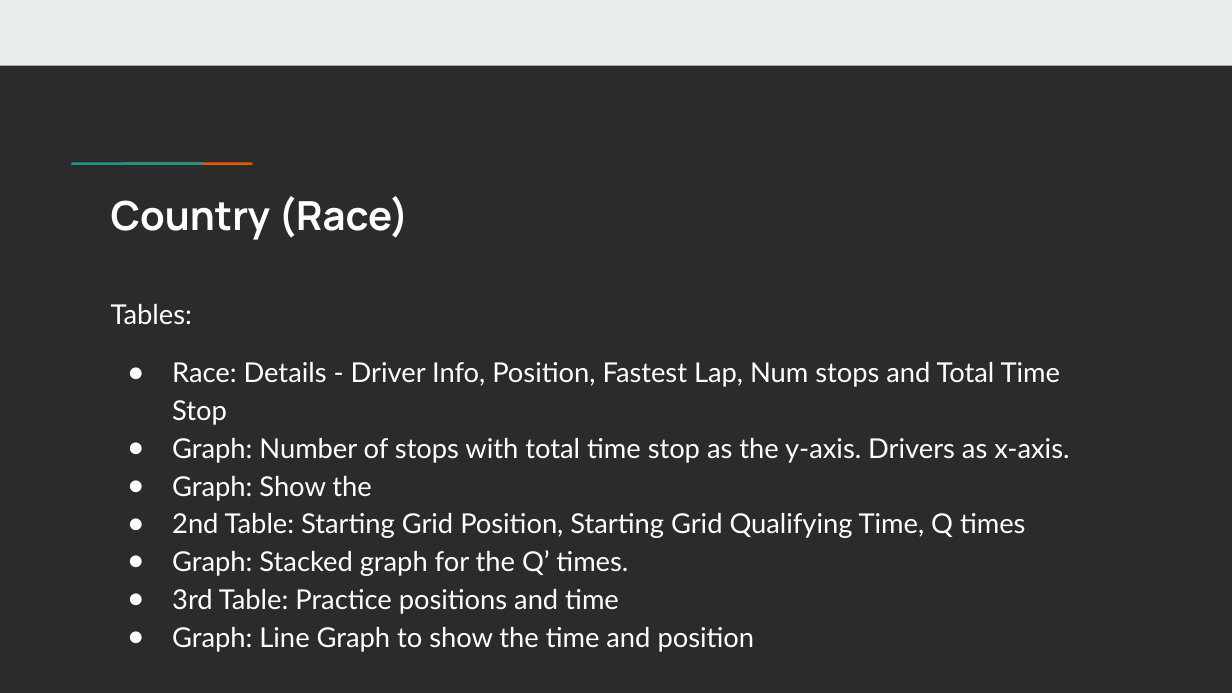
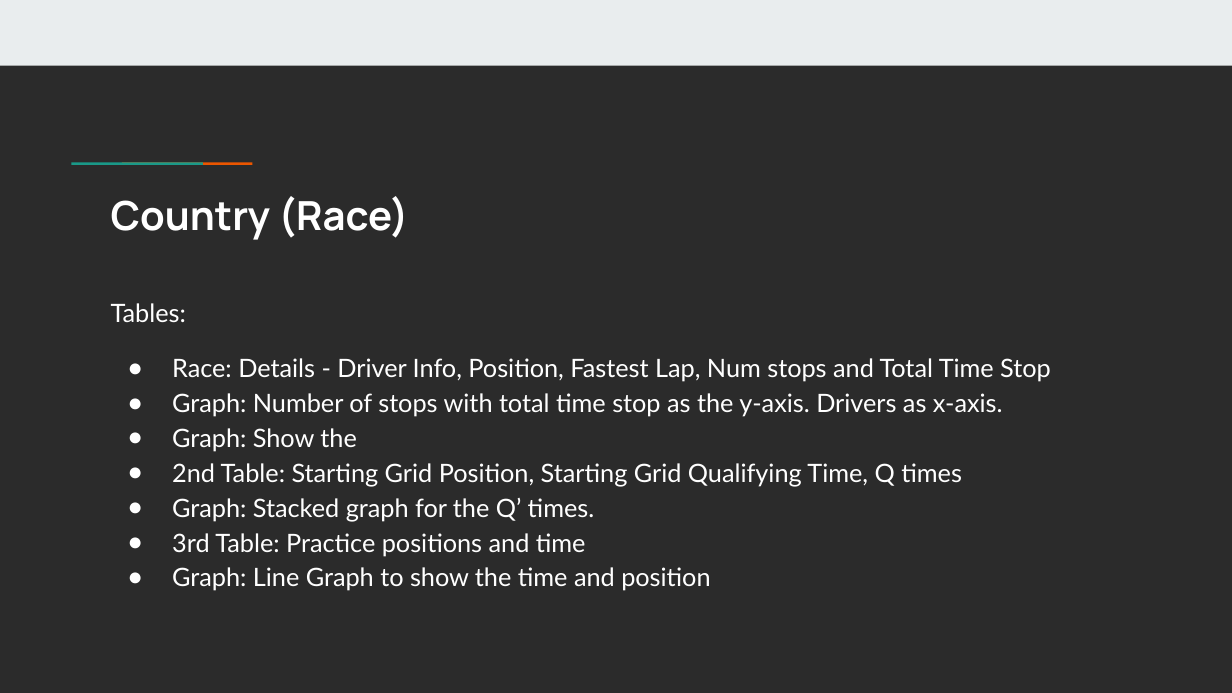
Before and after one commit to Spakicey/2022-Formula1-Analysis, a slide deck: slide 10 of Final Project.pptx (slide 3 before the commit). Drawn at 1232x693 pixels with LibreOffice and Linux fonts; fonts in the diff are those of the drawing; background and template pictures are left out; a plain dark background stands for a picture behind light text. Boxes give left, top, right and bottom in pixels: in the first picture for what was removed or moved away, otherwise in the second. Text is boxed around its words. In the diff, an @@ line names an element or a change of style, - is before the commit and + after.

```diff
--- a/Final Project.pptx
+++ b/Final Project.pptx
@@ text "Tables:" at (111,303,1051,591): size 16 to 14.8 pt @@
```
Also in this commit, not shown: 1 other slide changed, 7 slides added, 1 slide removed, 3 other files.
